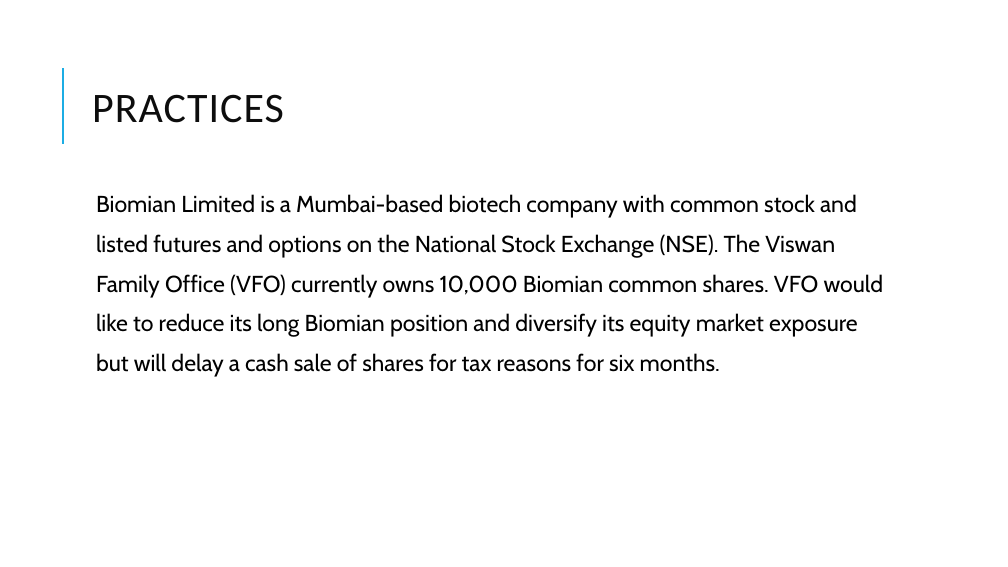
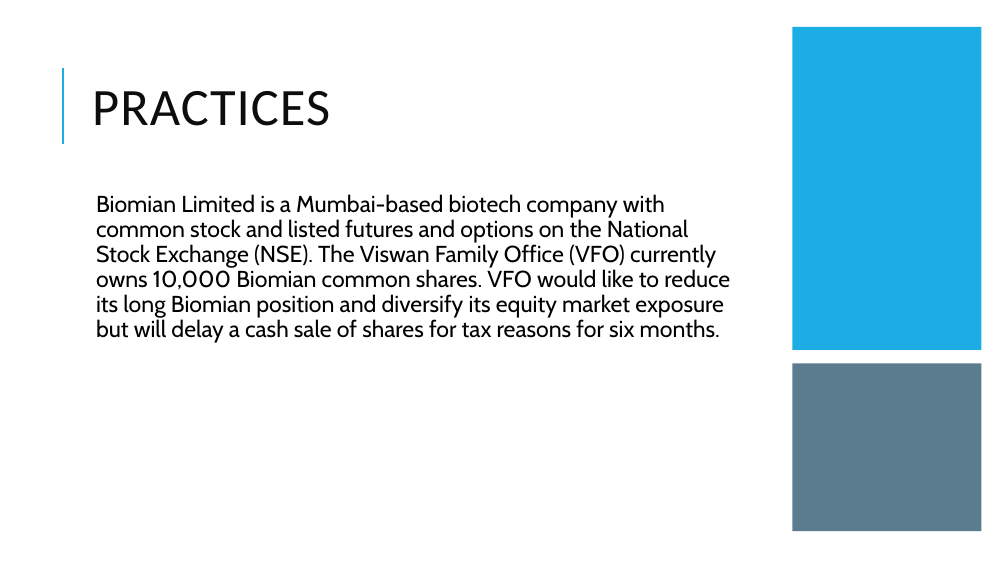
Before and after one commit to Isco0530/data, a slide deck: slide 41 of Derivatives.pptx. Drawn at 1008x567 pixels with LibreOffice and Linux fonts; fonts in the diff are those of the drawing. Boxes give left, top, right and bottom in pixels: in the first picture for what was removed or moved away, otherwise in the second. Text is boxed around its words. In the diff, an @@ line names an element or a change of style, - is before the commit and + after.

```diff
--- a/Derivatives.pptx
+++ b/Derivatives.pptx
@@ rectangle added at box(792, 27, 982, 350), fill #1CADE4 @@
@@ title "PRACTICES" at box(92, 91, 330, 126): size 40 to 50 pt @@
@@ text at box(96, 194, 730, 343): text changed @@
-  Biomian Limited is a Mumbai-based biotech company with common stock and
-  listed futures and options on the National Stock Exchange (NSE). The Viswan
-  Family Office (VFO) currently owns 10,000 Biomian common shares. VFO would
-  like to reduce its long Biomian position and diversify its equity market exposure
-  but will delay a cash sale of shares for tax reasons for six months.
+  Biomian Limited is a Mumbai-based biotech company with common stock and listed futures and options on the National Stock Exchange (NSE). The Viswan Family Office (VFO) currently owns 10,000 Biomian common shares. VFO would like to reduce its long Biomian position and diversify its equity market exposure but will delay a cash sale of shares for tax reasons for six months.
@@ rectangle added at box(792, 364, 982, 532), fill #335B74 at 80% opacity @@
```
Also in this commit, not shown: 7 other slides changed.
